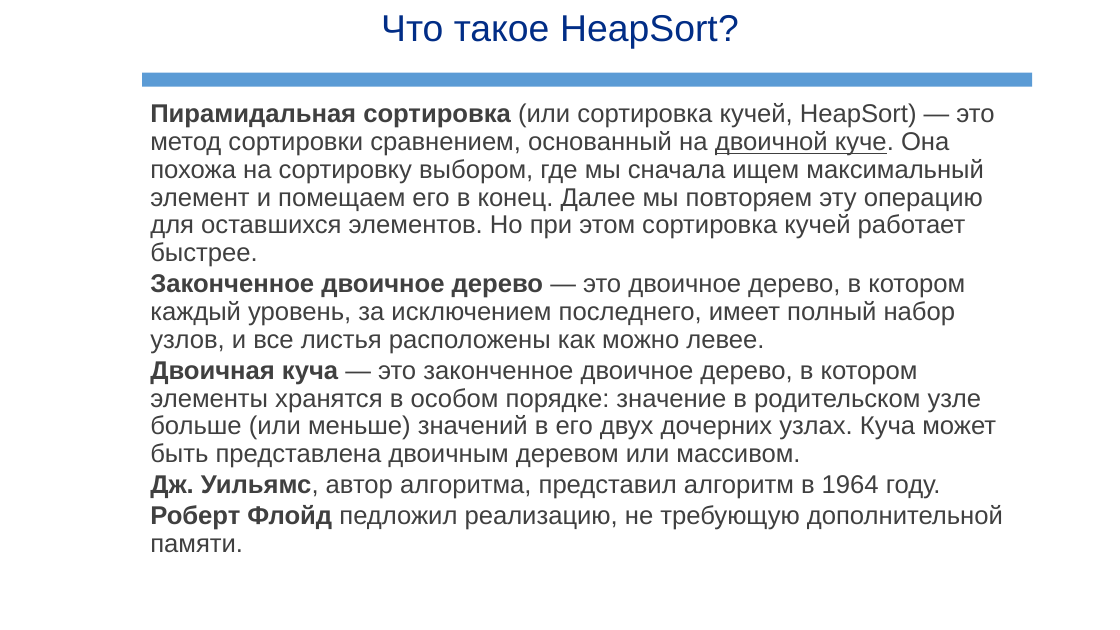
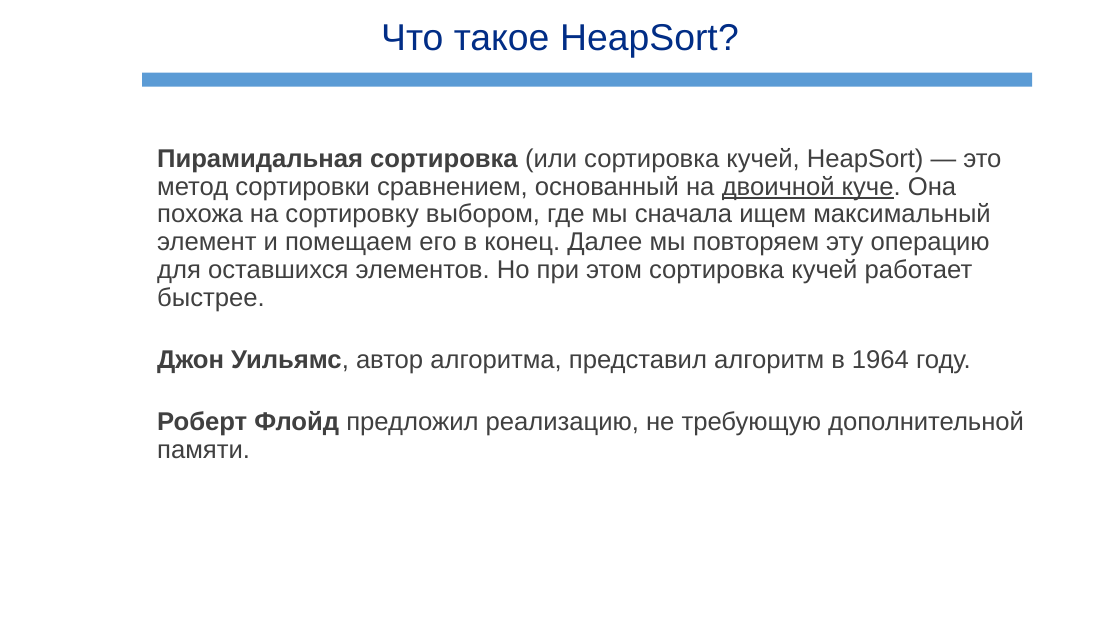
Before and after one commit to sofya-balashova/heapsort, a slide deck: slide 2 of Heapsort.pptx. Drawn at 1120x630 pixels with LibreOffice and Linux fonts; fonts in the diff are those of the drawing; background and template pictures are left out. Boxes give left, top, right and bottom in pixels: in the first picture for what was removed or moved away, otherwise in the second. Text is boxed around its words. In the diff, an @@ line names an element or a change of style, - is before the commit and + after.

```diff
--- a/Heapsort.pptx
+++ b/Heapsort.pptx
@@ text "Что такое HeapSort?" moved from (x1=381, y1=15, x2=739, y2=49) to (x1=381, y1=24, x2=739, y2=58) @@
@@ text "Пирамидальная сортировка (или сортировка кучей, ..." moved from (x1=150, y1=103, x2=1003, y2=553) to (x1=157, y1=148, x2=1024, y2=459) @@
@@ text at (x1=157, y1=350, x2=1024, y2=459): text changed @@
-Законченное двоичное дерево — это двоичное дерево, в котором каждый уровень, за исключением последнего, имеет полный набор узлов, и все листья расположены как можно левее.
-Двоичная куча — это законченное двоичное дерево, в котором элементы хранятся в особом порядке: значение в родительском узле больше (или меньше) значений в его двух дочерних узлах. Куча может быть представлена двоичным деревом или массивом.
-Дж. Уильямс, автор алгоритма, представил алгоритм в 1964 году.
-Роберт Флойд педложил реализацию, не требующую дополнительной памяти.
+Джон Уильямс, автор алгоритма, представил алгоритм в 1964 году.
+Роберт Флойд предложил реализацию, не требующую дополнительной памяти.
```
Also in this commit, not shown: 7 other slides changed, 1 slide added.
